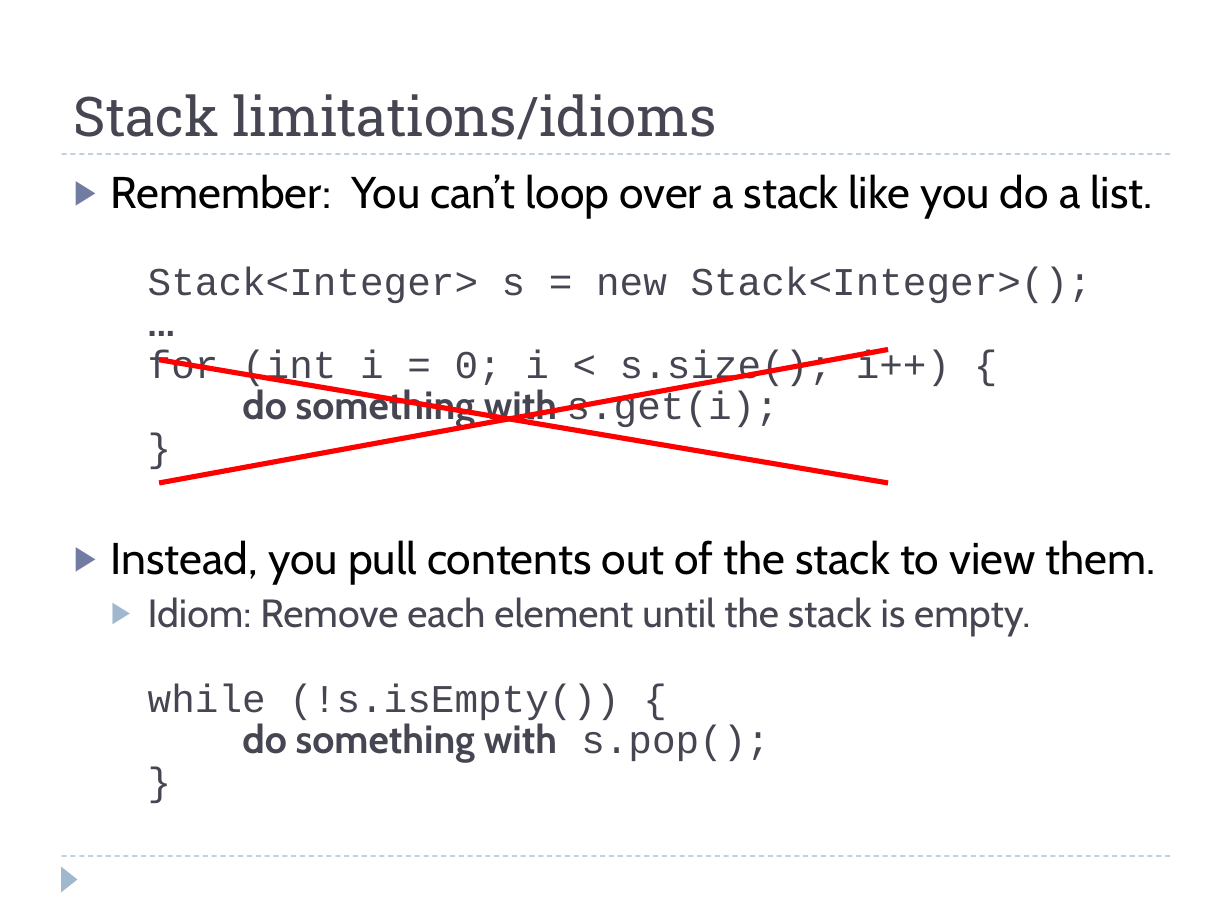
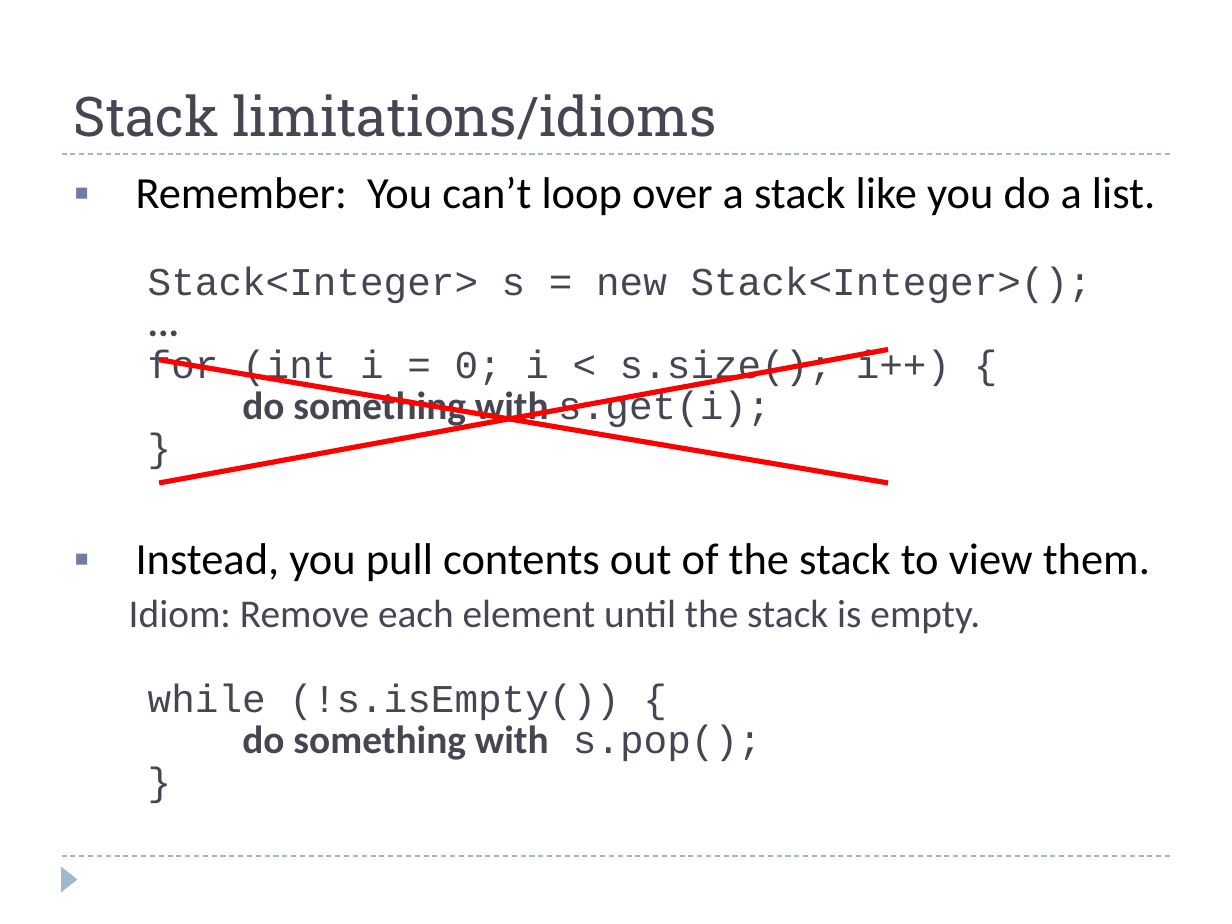
Before and after one commit to ishanigoli/cs3-labs, a slide deck: slide 25 of u06b_stacks/notes/13a.stacks.pptx. Drawn at 1232x924 pixels with LibreOffice and Linux fonts; fonts in the diff are those of the drawing. Boxes give left, top, right and bottom in pixels: in the first picture for what was removed or moved away, otherwise in the second. Text is boxed around its words. In the diff, an @@ line names an element or a change of style, - is before the commit and + after.

Commit message:
stack tester commit

```diff
--- a/u06b_stacks/notes/13a.stacks.pptx
+++ b/u06b_stacks/notes/13a.stacks.pptx
@@ text at box(129, 176, 1155, 761): font Cabin to Calibri in "Remember: You can’t loop over a stack ...", "...", "do something with", "Instead, you pull contents out of the ..." and 2 more places; bullet ▶ to ▪; less space between paragraphs; bullet ▶ to none @@
```
Also in this commit, not shown: 25 other slides changed, 5 slides added, 29 other files.
